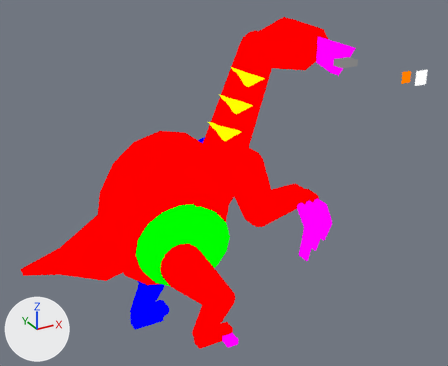
The Blender file assets-source/blender/motion/therizinosaurus-walk.blend: old version first, new version second.
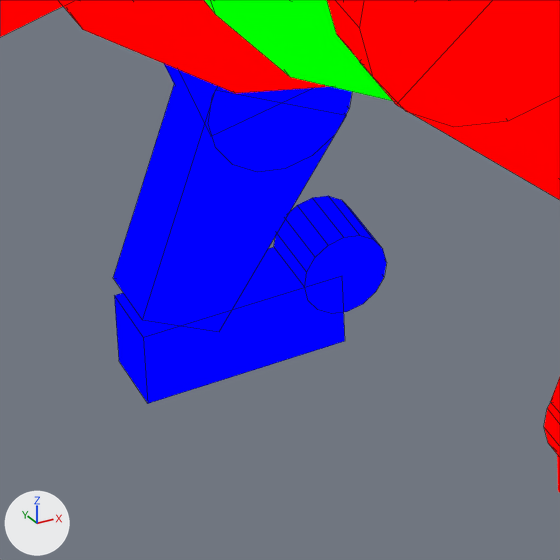
Each version appears first whole from a camera (50 mm lens) standing at (-2.7, -82.0, 66.6) and looking at (36.6, -10.7, 30.9), and next in a close-up on the part from 25% to 43% of the width and 74% to 96% of the height. The lights are fixed; the arrows at lower left show +X, +Y and +Z. The last two pictures show the newer version. Both versions are drawn at full value of the shape key 'walk_04' of 'DinoTycoon_Motion_therizinosaurus_walk_far_tip'; the numbers are the values there. The close-ups show mesh edges as thin lines.

The first close-up shows 'DinoTycoon_Motion_therizinosaurus_walk_belly', 'DinoTycoon_Motion_therizinosaurus_walk_far_0', 'DinoTycoon_Motion_therizinosaurus_walk_far_1', 'DinoTycoon_Motion_therizinosaurus_walk_far_foot', 'DinoTycoon_Motion_therizinosaurus_walk_far_joint_1', 'DinoTycoon_Motion_therizinosaurus_walk_far_tip', 'DinoTycoon_Motion_therizinosaurus_walk_near_0', 'DinoTycoon_Motion_therizinosaurus_walk_near_joint_0', 'DinoTycoon_Motion_therizinosaurus_walk_tail', 'DinoTycoon_Motion_therizinosaurus_walk_trunk' and 3 more.
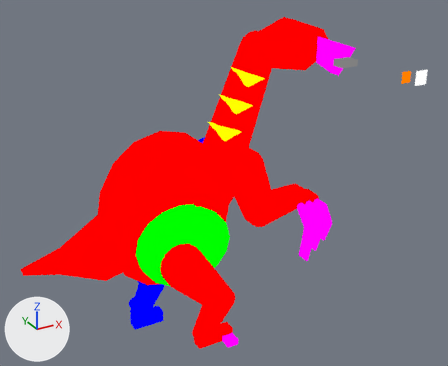
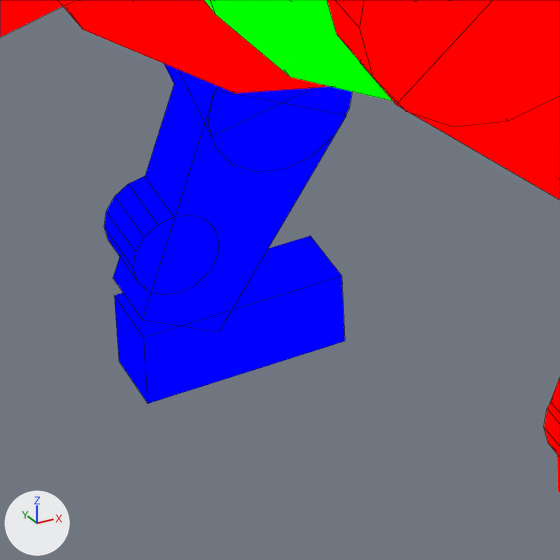
Pixel boxes (x1, y1, x2, y2) of what changed, in the close-ups (560 x 560 px):
'DinoTycoon_Motion_therizinosaurus_walk_far_tip', moved: before (274, 196, 386, 314); after (104, 176, 219, 295)

What the commit changed:
me_dinotycoon_motion_therizinosaurus_walk_sample_far_tip is used by ob_dinotycoon_motion_therizinosaurus_walk_far_tip; location (0.0, 0.0, 0.0).
me_dinotycoon_motion_therizinosaurus_walk_sample_far_tip had 32 vertices, 18 faces and spanned x 30.84..33.11, y 3.0..5.0, z 0.87..3.13.
me_dinotycoon_motion_therizinosaurus_walk_sample_far_tip now has 32 vertices, 18 faces and spans x 26.38..28.64, y 3.0..5.0, z 2.97..5.23.
me_dinotycoon_motion_therizinosaurus_walk_sample_far_tip part 1: the whole mesh is moved by (-4.46, 0.0, 2.1).
